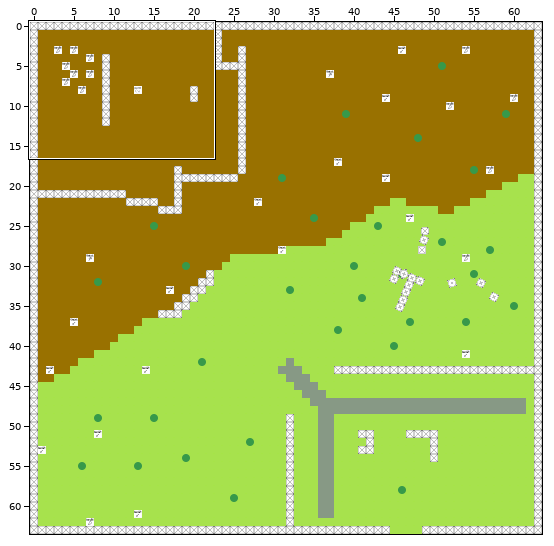
One commit to this Tiled map: res/map.tmx. Above: a wide view before the commit, with the close-up outlined.
Close-up. Earlier state:
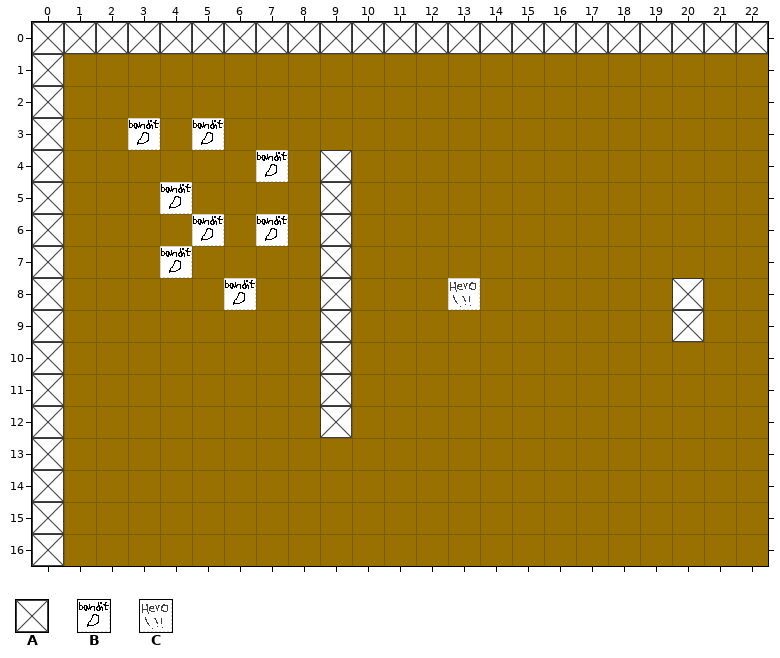
Cells are 32x32 px. Shown: x 0..22, y 0..16.
Key: from "tiles": A 5 "stonewall", B 9 "banditarcher", C 13 "hero".
_ is an empty cell.
Layers that did not change in this view are not listed.
Layer "Obstacles" before, first column x 0:
 0 AAAAAAAAAAAAAAAAAAAAAAA
 1 A______________________
 2 A______________________
 3 A______________________
 4 A________A_____________
 5 A________A_____________
 6 A________A_____________
 7 A________A_____________
 8 A________A__________A__
 9 A________A__________A__
10 A________A_____________
11 A________A_____________
12 A________A_____________
13 A______________________
14 A______________________
15 A______________________
16 A______________________
Layer "Objects" before, first column x 0:
 0 _______________________
 1 _______________________
 2 _______________________
 3 ___B_B_________________
 4 _______B_______________
 5 ____B__________________
 6 _____B_B_______________
 7 ____B__________________
 8 ______B______C_________
 9 _______________________
10 _______________________
11 _______________________
12 _______________________
13 _______________________
14 _______________________
15 _______________________
16 _______________________
Once edited:
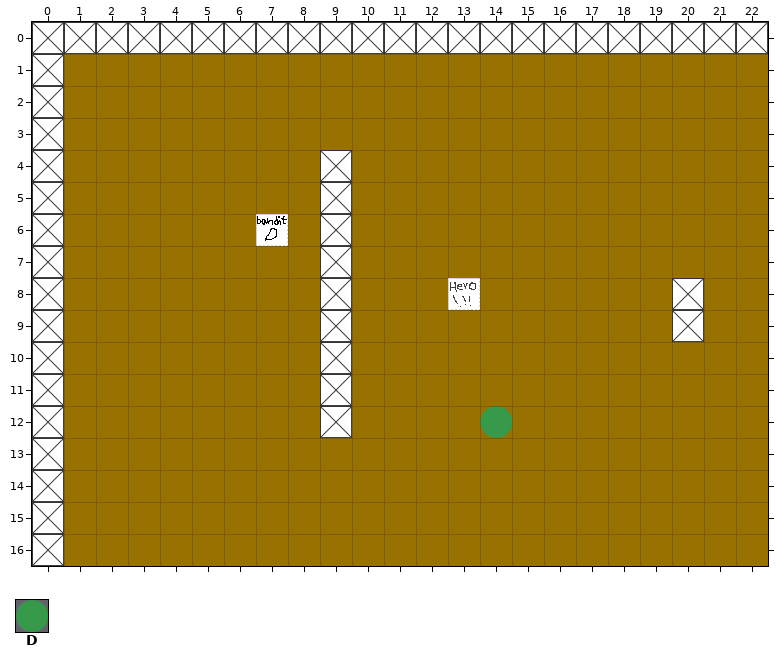
Further tiles: from "tiles": D 4 "tree".
The edit:
Layer "Obstacles":
Tile D is added in row 12 at x 14.
Layer "Objects":
Tile B is gone in row 3 at x 3 and 5; in row 4 at x 7; in row 5 at x 4; in row 6 at x 5; in row 7 at x 4; in row 8 at x 6.
Changed places in both close-ups, as pixel boxes (x1, y1, x2, y2):
removed: (128, 118, 160, 150)
removed: (192, 118, 224, 150)
removed: (256, 150, 288, 182)
removed: (160, 182, 224, 278)
removed: (224, 278, 256, 310)
added: (480, 406, 512, 438)
